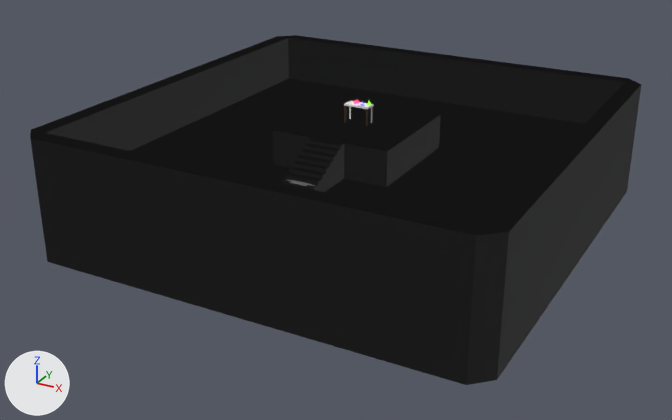
Before and after pictures for a commit that changed the Blender file assets/models/alchemy.blend.
The view is the same before and after, from a 50 mm camera at (23.2, -44.8, 16.7) aimed at (-0.6, -1.6, -4.9). The lights are fixed; the arrows at lower left show +X, +Y and +Z. The older version comes first. Objects named as collision shapes, trigger or cutter boxes, shadow casters or lower levels of detail are left out.

The first picture shows 'CubeCollider.001', 'Environment' and 1 more.
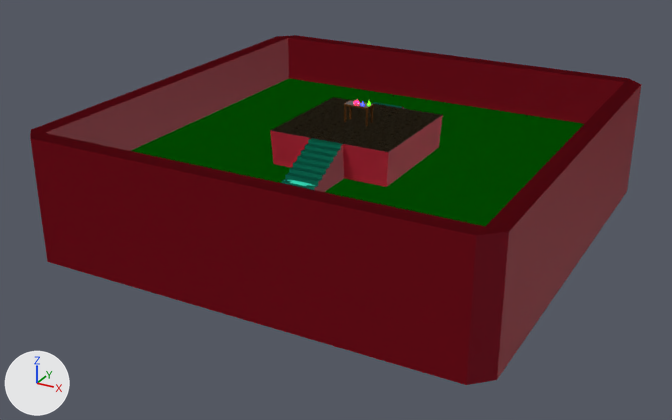
Boxes (x1, y1, x2, y2) around the edits, measured in the pictures (672 x 420 px):
'Environment', surface changed, recoloured (dark grey to red)
    both: (30, 35, 641, 385)
'CubeCollider.001', hidden
    before: (344, 101, 374, 109)
part 1 of me_cube_001, edited (looks the same)
    both: (273, 98, 440, 151)
part 2 of me_cube_001, recoloured (dark grey to green)
    both: (131, 79, 584, 226)
part 3 of me_cube_001, recoloured
    both: (272, 107, 440, 192)
part 4 of me_cube_001, recoloured
    both: (31, 37, 641, 379)
part 5 of me_cube_001, recoloured (dark grey to red)
    both: (30, 35, 628, 385)
part 6 of me_cube_001, recoloured
    both: (30, 35, 639, 385)
part 7 of me_cube_001, recoloured (dark grey to cyan)
    both: (282, 102, 406, 190)

What the commit changed:
Picture 'Bricks111B_2K-PNG_Roughness.png.001' (img_bricks111b_2k_png_roughness_png_001) is new.
Picture 'Bricks111B_2K-PNG_Color.png.001' (img_bricks111b_2k_png_color_png_001) is new.
Picture 'texture_08.png.001' (img_texture_08_png_001) is new.
In material 'Material' (mat_material), base_color is no longer (0.119, 0.119, 0.119), dark grey #616161.
In material 'Material' (mat_material), texture is now set to img_texture_08_png_001.
In material 'Material' (mat_material), roughness goes from 0.731 to 0.563.
Material 'Walls' (mat_walls) is new.
Its base color is (0.8, 0.0364, 0.0779) (red #e7364f).
Material 'Ground' (mat_ground) is new.
Its base color is (0.00323, 0.8, 0.0) (green #0be700).
Material 'Stairs' (mat_stairs) is new.
Its base color is (0.0337, 0.8, 0.543) (cyan #33e7c3).
Material 'Bricks' (mat_bricks) is new.
Uses the picture img_bricks111b_2k_png_color_png_001.
Uses the picture img_bricks111b_2k_png_roughness_png_001.
me_cube_001 has 70 vertices, 56 faces and spans x -13.0..0.0, y -13.0..0.0, z -5.0..2.0.
me_cube_001 is used by ob_environment; location (0.0, 0.0, -1.0).
me_cube_001 part 1: all 2 faces centred in x -2.01..-0.33, y -2.35..-1.76, z 1.0 switch from mat_material (dark grey #616161) to mat_bricks.
me_cube_001 part 2: all 3 faces centred in x -6.35..-3.25, y -9.76..-1.18, z -1.0 switch from mat_material (dark grey #616161) to mat_ground (green #0be700).
me_cube_001 part 3: 13 of the faces centred in x -6.0..-0.99, y -6.43..-1.76, z -5.0..0.45 switch from mat_material (dark grey #616161) to mat_walls (red #e7364f).
me_cube_001 part 4: 5 of the faces centred in x -13.0..-12.0, y -6.0, z -5.0..2.0 switch from mat_material (dark grey #616161) to mat_walls (red #e7364f).
me_cube_001 part 5: 5 of the faces centred in x -6.0, y -13.0..-12.0, z -5.0..2.0 switch from mat_material (dark grey #616161) to mat_walls (red #e7364f).
me_cube_001 part 6: 4 of the faces centred in x -12.5..-12.33, y -12.5..-12.33, z -5.0..2.0 switch from mat_material (dark grey #616161) to mat_walls (red #e7364f).
me_cube_001 part 7: all 20 faces centred in x -0.49, y -7.53..-3.73, z -0.9..1.0 switch from mat_material (dark grey #616161) to mat_stairs (cyan #33e7c3).
Object 'CubeCollider.001' (ob_cubecollider_001) is now hidden.
